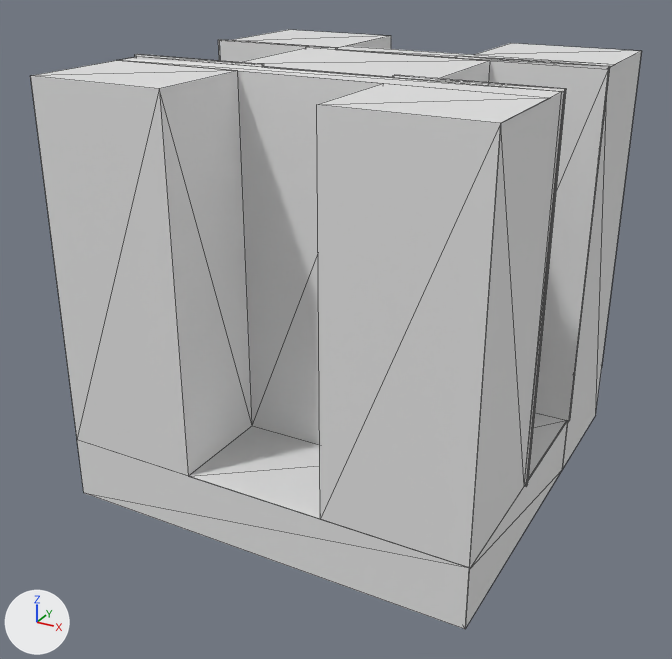
Two versions of the OBJ model assets/blocks/plug_5.obj, one commit apart.
Rendered twice from a 50 mm camera at (0.978, -1.901, 0.788) aimed at (-0.025, -0.077, -0.124). The lights are fixed; the arrows at lower left show +X, +Y and +Z. The picture after the commit comes second. Mesh edges are drawn as thin lines. Where no turn or scale is listed for an object, it has been applied to the vertices. Vertices at exactly the same position are counted once.

Objects in the first picture: 'plug_5'.
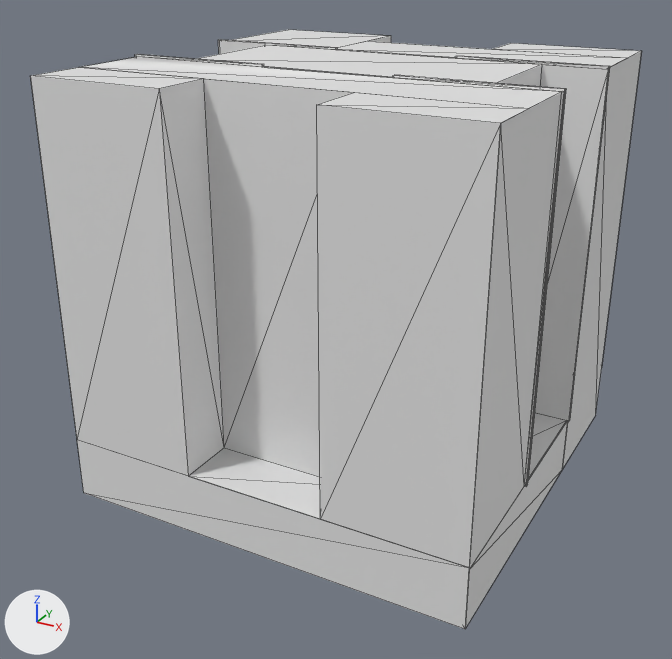
Commit message: Plugs (in development): the core is 50% bigger again

What the commit changed:
me_plug_5 has 104 vertices, 144 faces and spans x -0.504..0.504, y -0.5..0.5, z -0.5..0.504.
me_plug_5 is used by ob_plug_5; location (0.0, 0.0, 0.0).
me_plug_5 part 1: all 6 vertices in x -0.24, y -0.16..0.16, z -0.35..0.504 are moved by (-0.12, 0.0, 0.0).
me_plug_5 part 2: all 6 vertices in x -0.5..0.5, y -0.24, z -0.35..0.5 are moved by (0.0, -0.12, 0.0).
me_plug_5 part 3: all 5 vertices in x -0.17..0.5, y 0.24, z -0.35..0.5 are moved by (0.0, 0.12, 0.0).
me_plug_5 part 4: all 4 vertices in x 0.24, y -0.16..0.16, z -0.35..0.5 are moved by (0.12, 0.0, 0.0).

Pixel boxes (x1, y1, x2, y2) of what changed, in the pictures (672 x 659 px; the box of a moved part takes in the faces that stretch with it):
part 1 of me_plug_5, moved or reshaped: before (220, 40, 336, 62); after (220, 40, 336, 54)
part 2 of me_plug_5, moved or reshaped: (32, 57, 560, 519) in both
part 3 of me_plug_5, moved or reshaped: (338, 36, 641, 67) in both
part 4 of me_plug_5, moved or reshaped: before (241, 48, 609, 478); after (197, 45, 609, 478)
